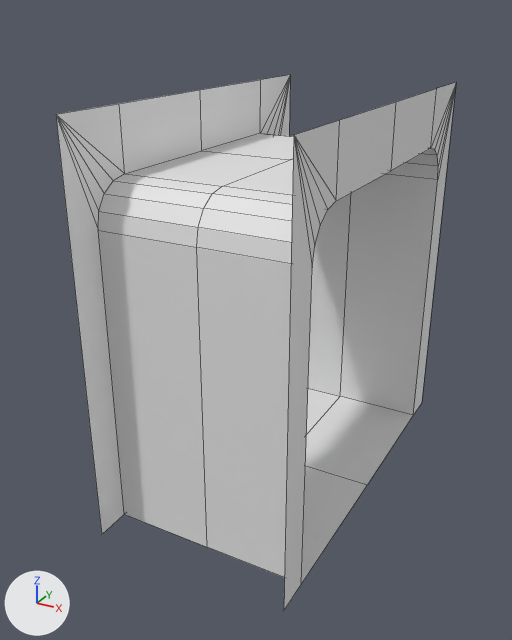
An edit to the FBX model ArtSource/level/door_01_frame.fbx, drawn before and after from the same camera.
One viewpoint serves both versions: a 50 mm lens placed at (3.0, -6.13, 4.73), pointed at (-0.19, -0.32, 1.83). The axes (+X, +Y, +Z) are drawn at lower left. The lights are the same throughout. Mesh edges are drawn as thin lines. Materials are left out; every surface is plain grey. Vertices at the same position are counted once.

The older version as bpy lines, for what is in view:
```python
me_plane_109 = bpy.data.meshes.new('Plane.109')
me_plane_109.from_pydata(...)  # 56 vertices, 56 faces; spans x -1.0..1.0, y -2.0..2.0, z 0.0..4.0
ob_plane_3665 = bpy.data.objects.new('Plane.3665', me_plane_109)
ob_plane_3665.location = (0.0, 0.0, 0.0)
```
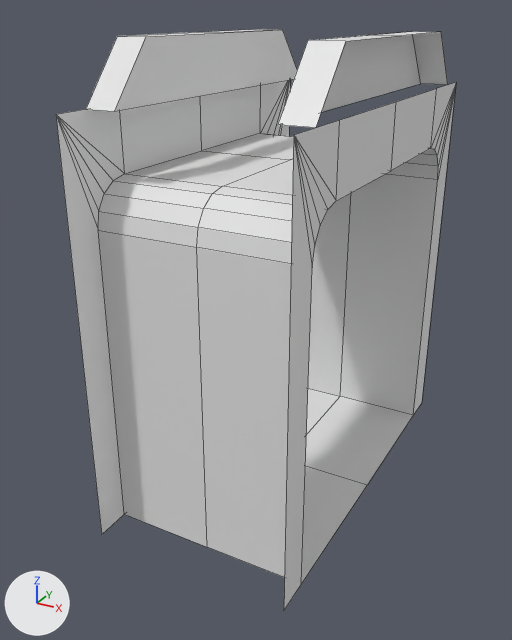
The change, as a diff of the scene's bpy script:
```diff
--- a/ArtSource/level/door_01_frame.fbx.py
+++ b/ArtSource/level/door_01_frame.fbx.py
@@ me_plane_109 @@
 # used by ob_plane_3665; location = (0.0, 0.0, 0.0)
-me_plane_109.from_pydata(...)  # 56 vertices, 56 faces; spans x -1.0..1.0, y -2.0..2.0, z 0.0..4.0
+me_plane_109.from_pydata(...)  # 76 vertices, 66 faces; spans x -1.0..1.0, y -2.0..2.0, z 0.0..4.53
+# me_plane_109 part 1
+# 10 vertices are added at x -1.0..0.71, y -1.66..1.66, z 4.0..4.53
+# 10 new vertices lie (0.29, 0.0, 0.0) away from vertices in x -1.0..0.71, y -1.66..1.66, z 4.0..4.53
+# 10 new faces join them
```

What differs and where, as boxes [x1, y1, x2, y2] in the pictures (512 x 640 px):
'Plane.3665', reshaped (9% taller)
    before: [56, 75, 456, 610]
    after: [56, 29, 456, 610]
part 1 of me_plane_109, added
    after: [86, 29, 448, 128]
